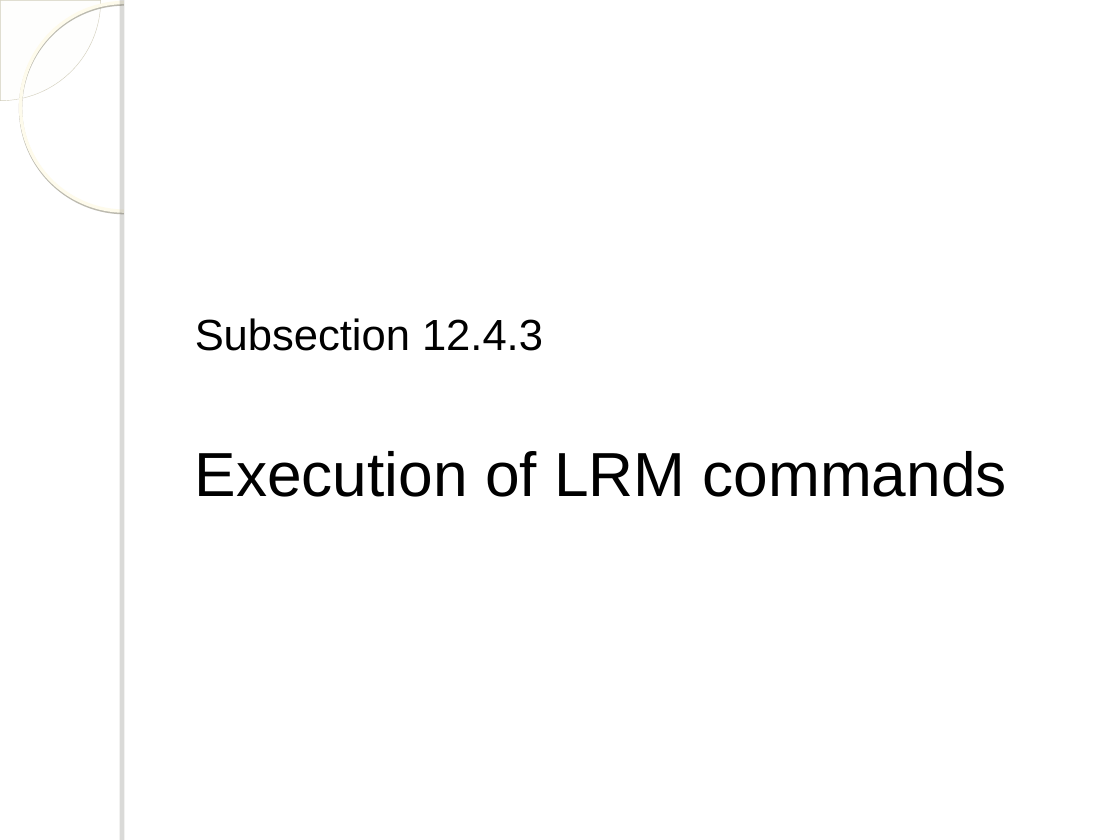
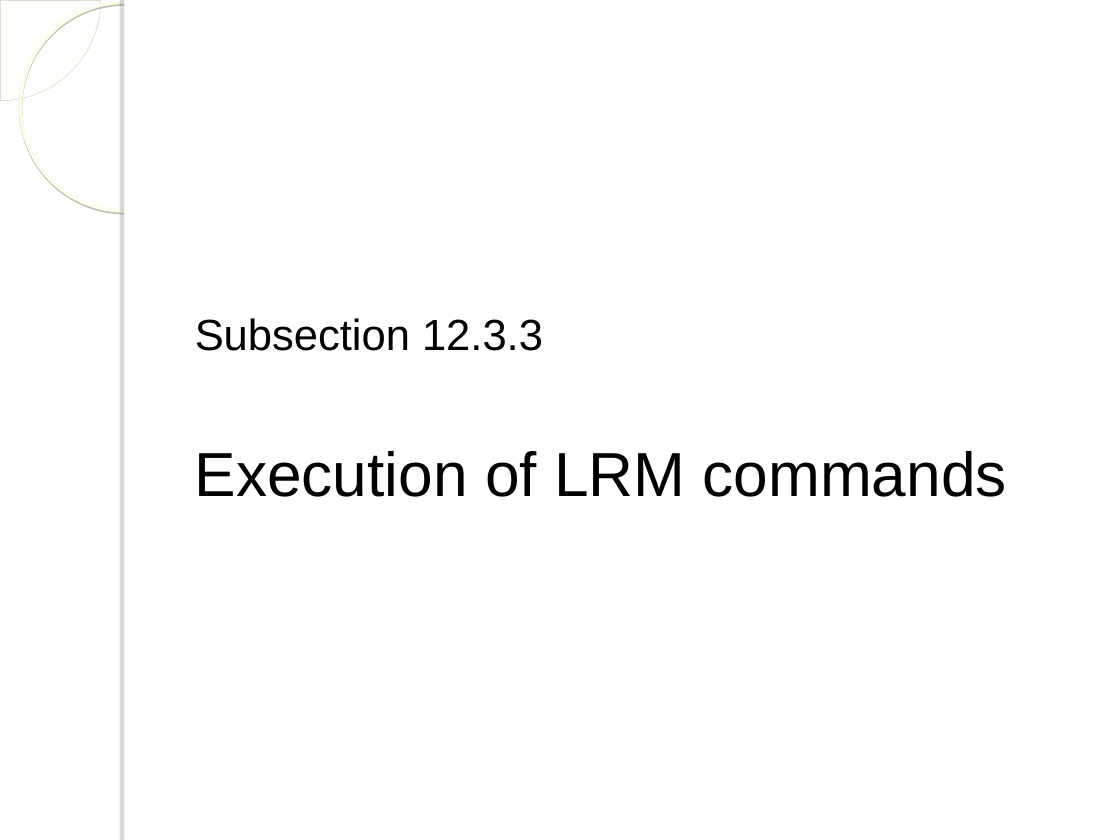
Before and after one commit to fanju1984/ddb, a slide deck: slide 17 of Fall 2017/Slides/12. Distributed DBMS Reliability - 1 of 3.ppt. Drawn at 1120x840 pixels with LibreOffice and Linux fonts; fonts in the diff are those of the drawing; background and template pictures are left out. Boxes give left, top, right and bottom in pixels: in the first picture for what was removed or moved away, otherwise in the second. Text is boxed around its words. In the diff, an @@ line names an element or a change of style, - is before the commit and + after.

```diff
--- a/Fall 2017/Slides/12. Distributed DBMS Reliability - 1 of 3.ppt
+++ b/Fall 2017/Slides/12. Distributed DBMS Reliability - 1 of 3.ppt
@@ text at box(195, 318, 1007, 497): text changed @@
-Subsection 12.4.3
-Execution of LRM commands
+Subsection 12.3.3
+Execution of LRM commands
```
Also in this commit, not shown: 3 other slides changed, 3 other files.
